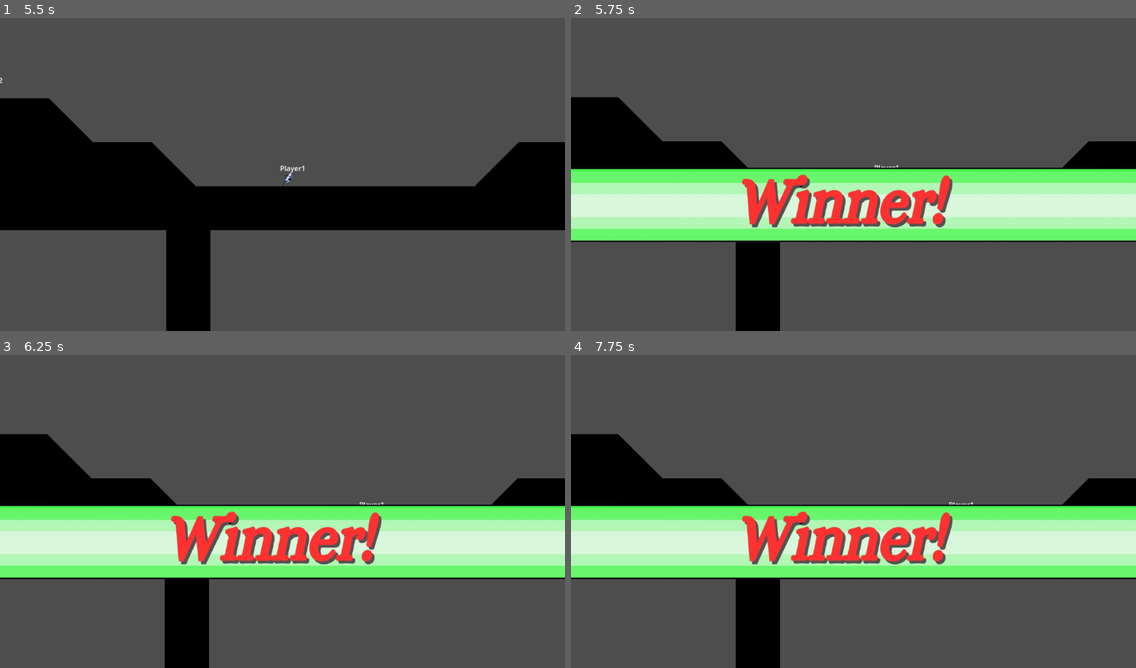
Above: before the commit, frames 1-4 (two rows, left to right).
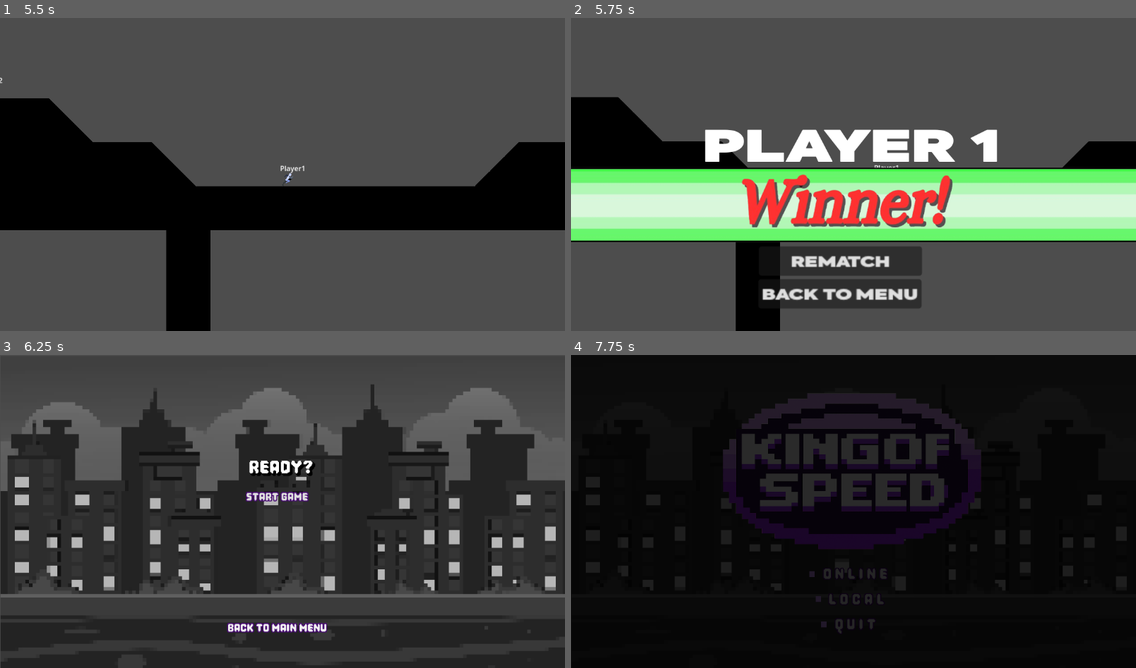
Above: after the commit, the same moments.

Repository: Puhalenthi/King-of-Speed
Game: Godot game, scene res://Scenes/jed_map.tscn
Two runs of this game, one before a commit and one after it. Both use one fixed random seed, a clock stepped at 60 frames per second and the inputs below. This scene is started directly instead of the project's main scene.
Inputs (mouse positions are in pixels of both pictures, inside the frame that each line leads up to):
- Up to frame 1 (5.5 s): tap Enter at 0.5 s; move the mouse to (406, 158) at 0.52 s; hold Space (boost) 0.53-1.28 s; hold Right (move_right) 0.53-2.03 s; tap Z (jump) at 0.77, 1.52, 3.02, 3.77, 4.52 s; move the mouse to (169, 190) at 1.27 s; tap X (grapple) at 1.35 s; move the mouse to (339, 105) at 2.02 s; hold Left (move_left) 2.03-2.78 s; tap P at 2.1, 4.35 s; move the mouse to (254, 237) at 2.77 s; hold Right (move_right) 2.78-4.28 s; tap Space (boost) at 2.85 s; move the mouse to (452, 221) at 3.52 s; hold X (grapple) 3.53-4.28 s; move the mouse to (113, 127) at 4.27 s; hold Left (move_left) 4.28-5.03 s; move the mouse to (310, 174) at 5.02 s; hold Right (move_right) from 5.03 s (still down); hold Space (boost) from 5.03 s (still down)
- Up to frame 2 (5.75 s): keep holding Right (move_right); keep holding Space (boost)
- Up to frame 3 (6.25 s): release Right (move_right) at 5.75 s; release Space (boost) at 5.75 s; click (271, 630) at 5.75 s, where only the run after the commit has a clickable "BACK TO MENU"
- Up to frame 4 (7.75 s): click (847, 627) at 6.5 s, where only the run after the commit has a clickable "Back to Main Menu"; click (847, 498) at 7.25 s, where only the run after the commit has a clickable "Start Game"

Frame 1 is identical in both runs. In frame 2, 7.9% of the frame differs, in the area x 23-76%, y 35-93%; in frame 3, 61%; in frame 4, 92%, in the area x 0-100%, y 0-100%.

Commit message:
add music

Diff:
--- a/kingofspeed/Scenes/MainMenu.tscn
+++ b/kingofspeed/Scenes/MainMenu.tscn
@@ -11,6 +11,7 @@
 [ext_resource type="Script" uid="uid://idvcdmwddch6" path="res://Scripts/color_rect_2.gd" id="8_if7li"]
 [ext_resource type="Script" uid="uid://dggnedpkk6o84" path="res://Scripts/color_rect_4.gd" id="10_fh7cp"]
 [ext_resource type="Texture2D" uid="uid://diyapuwqms3hx" path="res://Images/poop.png" id="10_loo7a"]
+[ext_resource type="AudioStream" uid="uid://d3kj0if03obj1" path="res://Scenes/dusters.mp3" id="12_rrcx7"]
 
 [sub_resource type="StyleBoxFlat" id="StyleBoxFlat_cayip"]
 bg_color = Color(0.337255, 0.67451, 1, 0)
@@ -437,6 +438,10 @@
 
 [node name="localtimer" type="Timer" parent="localfade"]
 
+[node name="AudioStreamPlayer" type="AudioStreamPlayer" parent="."]
+stream = ExtResource("12_rrcx7")
+autoplay = true
+
 [connection signal="mouse_entered" from="PlayOnline" to="ColorRect" method="_on_play_online_mouse_entered"]
 [connection signal="mouse_exited" from="PlayOnline" to="ColorRect" method="_on_play_online_mouse_exited"]
 [connection signal="pressed" from="PlayOnline" to="." method="_on_play_online_pressed"]
--- a/kingofspeed/Scenes/jed_map.tscn
+++ b/kingofspeed/Scenes/jed_map.tscn
@@ -9,6 +9,7 @@
 [ext_resource type="PackedScene" uid="uid://by701f6tkxndf" path="res://Scenes/boostway.tscn" id="5_q53se"]
 [ext_resource type="PackedScene" uid="uid://bxeygcgan3ecm" path="res://Scenes/checkpoint.tscn" id="7_jy8rq"]
 [ext_resource type="PackedScene" uid="uid://dfbt8id0lex30" path="res://Scenes/win_screen.tscn" id="9_1li2s"]
+[ext_resource type="AudioStream" uid="uid://5gkq5vipiv55" path="res://Scenes/king of speed.mp3" id="10_vqkbv"]
 
 [node name="JedMap" type="Node2D"]
 script = ExtResource("1_w2pkx")
@@ -130,5 +131,9 @@
 [node name="win screen" parent="." instance=ExtResource("9_1li2s")]
 visible = false
 
+[node name="AudioStreamPlayer" type="AudioStreamPlayer" parent="."]
+stream = ExtResource("10_vqkbv")
+autoplay = true
+
 [editable path="Player"]
 [editable path="Player2"]
--- a/kingofspeed/Scenes/win_screen.gd
+++ b/kingofspeed/Scenes/win_screen.gd
@@ -1 +1,10 @@
 extends CanvasLayer
+
+
+
+
+func _on_back_to_menu_pressed() -> void:
+	get_tree().change_scene_to_file("res://Scenes/LocalMenu.tscn")
+
+func _on_rematch_pressed() -> void:
+	get_tree().reload_current_scene()
--- a/kingofspeed/Scenes/win_screen.tscn
+++ b/kingofspeed/Scenes/win_screen.tscn
@@ -1,8 +1,9 @@
-[gd_scene load_steps=4 format=3 uid="uid://dfbt8id0lex30"]
+[gd_scene load_steps=5 format=3 uid="uid://dfbt8id0lex30"]
 
 [ext_resource type="Texture2D" uid="uid://bw4ic6s2mu2bn" path="res://bgg-removebg-preview.png" id="1_a00f1"]
 [ext_resource type="Script" uid="uid://dlnqs10f2orlj" path="res://Scenes/win_screen.gd" id="1_awi1s"]
 [ext_resource type="Texture2D" uid="uid://dl5n7uvfspdpx" path="res://winner-removebg-preview (1).png" id="2_awi1s"]
+[ext_resource type="FontFile" uid="uid://drudngol87yc" path="res://NCLNeovibes-Demo.otf" id="4_bwc64"]
 
 [node name="win screen" type="CanvasLayer"]
 script = ExtResource("1_awi1s")
@@ -16,3 +17,33 @@
 position = Vector2(557, 373)
 scale = Vector2(0.89039, 1)
 texture = ExtResource("2_awi1s")
+
+[node name="Label" type="Label" parent="."]
+offset_left = 269.0
+offset_top = 195.0
+offset_right = 874.0
+offset_bottom = 323.0
+theme_override_fonts/font = ExtResource("4_bwc64")
+theme_override_font_sizes/font_size = 96
+text = "NULL"
+
+[node name="BackToMenu" type="Button" parent="."]
+offset_left = 382.0
+offset_top = 534.0
+offset_right = 559.0
+offset_bottom = 564.0
+scale = Vector2(1.88, 2)
+theme_override_fonts/font = ExtResource("4_bwc64")
+text = "BACK TO MENU"
+
+[node name="Rematch" type="Button" parent="."]
+offset_left = 383.0
+offset_top = 467.0
+offset_right = 560.0
+offset_bottom = 497.0
+scale = Vector2(1.88, 2)
+theme_override_fonts/font = ExtResource("4_bwc64")
+text = "REMATCH"
+
+[connection signal="pressed" from="BackToMenu" to="." method="_on_back_to_menu_pressed"]
+[connection signal="pressed" from="Rematch" to="." method="_on_rematch_pressed"]
--- a/kingofspeed/Scripts/levelCamera.gd
+++ b/kingofspeed/Scripts/levelCamera.gd
@@ -9,6 +9,8 @@
 @export var max_focus_distance = 500.0  # Distance at which camera fully focuses on lead player
 @export var min_focus_distance = 100.0  # Distance below which camera stays at midpoint
 var target_camera_position = Vector2.ZERO
+
+var game_end : bool
 
 func _ready() -> void:
 	player1 = $Player/CharacterBody2D
@@ -137,6 +139,7 @@
 	# Set all checkpoints is_passed to false
 	for checkpoint in checkpoints:
 		checkpoint.is_passed = false
+		checkpoint.passed_player = null
 
 	# Reset current checkpoint back to starting one
 	current_checkpoint_index = 0
@@ -163,17 +166,21 @@
 	screen_bounds = screen_bounds.grow(buffer)
 
 	# Check player1
-	if player1 and is_instance_valid(player1):
+	if player1 and is_instance_valid(player1) and not game_end:
 		if not screen_bounds.has_point(player1.global_position):
 			print("Player 1 went off-screen, destroying...")
 			player1.queue_free()
 			player1 = null
 			$"win screen".visible = true
+			$"win screen"/Label.text = "PLAYER 2"
+			game_end = true
 
 	# Check player2
-	if player2 and is_instance_valid(player2):
+	if player2 and is_instance_valid(player2) and not game_end:
 		if not screen_bounds.has_point(player2.global_position):
 			print("Player 2 went off-screen, destroying...")
 			player2.queue_free()
 			player2 = null
 			$"win screen".visible = true
+			$"win screen"/Label.text = "PLAYER 1"
+			game_end = true
Not shown: 1 places in kingofspeed/Scenes/MainMenu.tscn that only renumber resources
Not shown, added: kingofspeed/Scenes/dusters.mp3.import
Not shown: 1 places in kingofspeed/Scenes/jed_map.tscn that only renumber resources
Not shown, added: kingofspeed/Scenes/king of speed.mp3.import
Not shown, added: kingofspeed/Scenes/dusters.mp3
Not shown, added: kingofspeed/Scenes/king of speed.mp3
